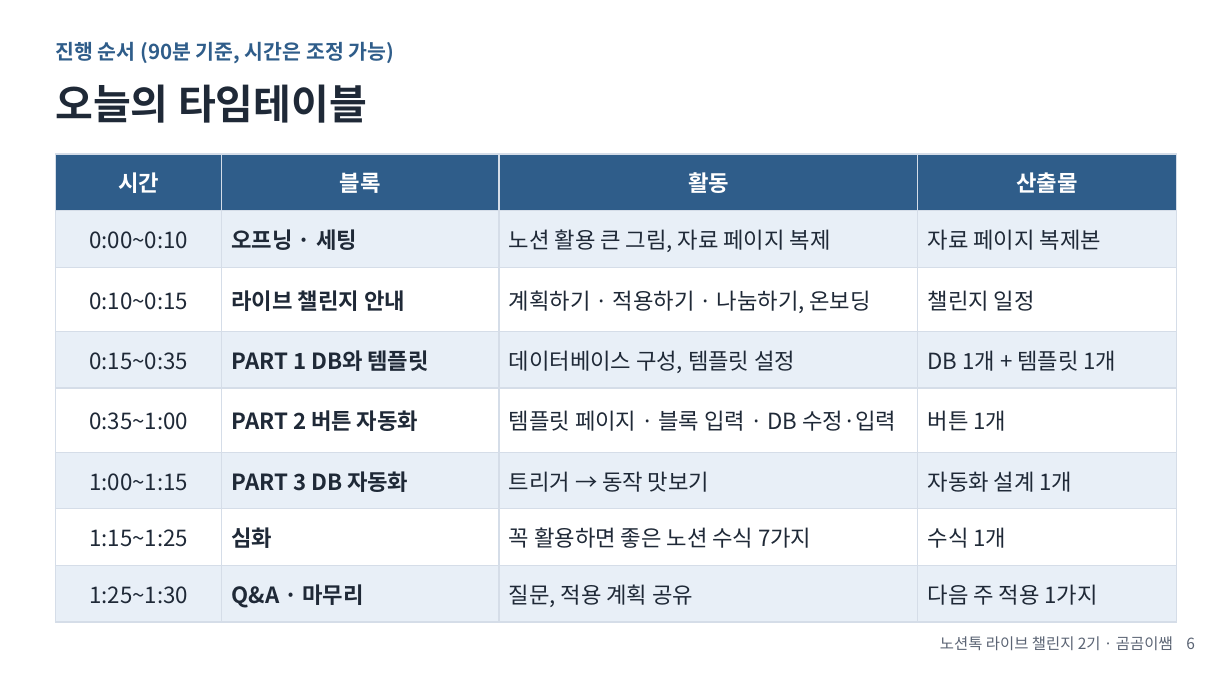
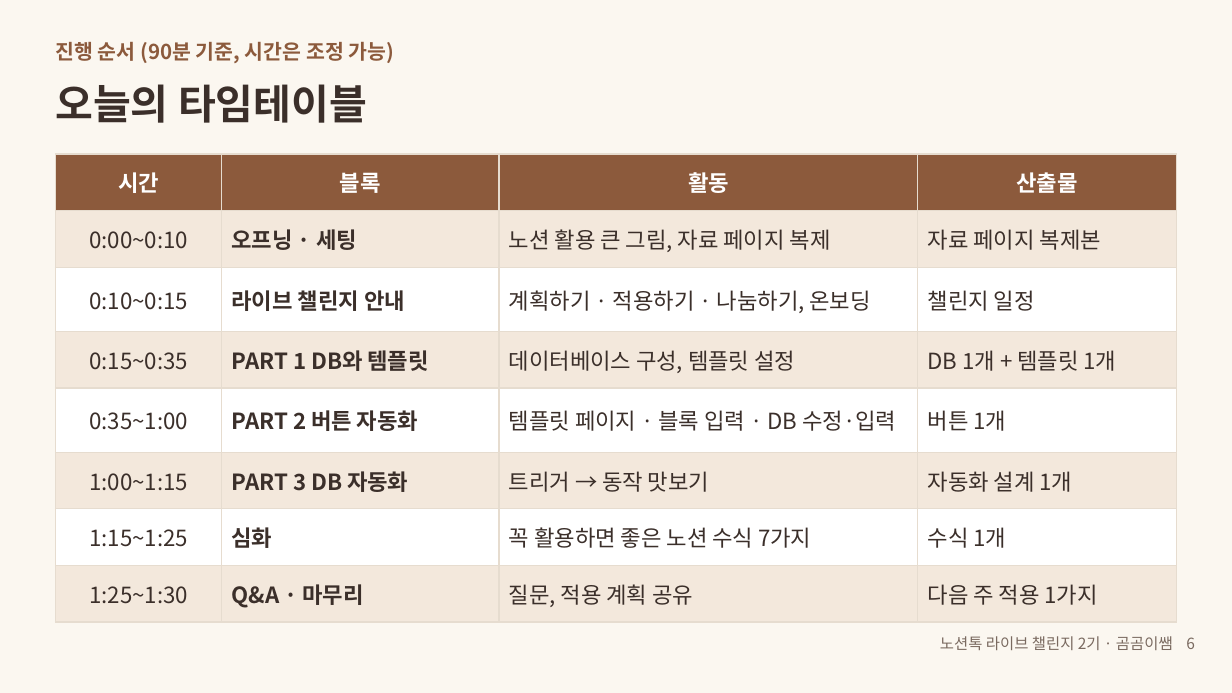
Before and after one commit to gomgomeet/skills, a slide deck: slide 6 of webinars/notiontalk-live-challenge-1/notiontalk-live-challenge-webinar.pptx. Drawn at 1232x693 pixels with LibreOffice and Linux fonts; fonts in the diff are those of the drawing. Boxes give left, top, right and bottom in pixels: in the first picture for what was removed or moved away, otherwise in the second. Text is boxed around its words. In the diff, an @@ line names an element or a change of style, - is before the commit and + after.

```diff
--- a/webinars/notiontalk-live-challenge-1/notiontalk-live-challenge-webinar.pptx
+++ b/webinars/notiontalk-live-challenge-1/notiontalk-live-challenge-webinar.pptx
@@ background #FFFFFF to #FBF7F0 @@
@@ text "진행 순서 (90분 기준, 시간은 ..." at [55, 42, 395, 63]: text colour #2F5D8A to #8C5A3C @@
@@ text "오늘의 타임테이블" at [55, 84, 367, 123]: text colour #1F2937 to #3B2F2A @@
@@ table at [55, 154, 1177, 612] @@
@@ fill #2F5D8A to #8C5A3C in row 1 @@
@@ fill #E8EFF7 to #F3E8DC in 16 cells @@
@@ text colour #1F2937 to #3B2F2A @@
@@ borders changed @@
@@ text "노션톡 라이브 챌린지 2기 · ..." at [940, 636, 1195, 650]: text colour #5B6474 to #7A6A60 @@
```
Also in this commit, not shown: 46 other slides changed, 2 other files.
